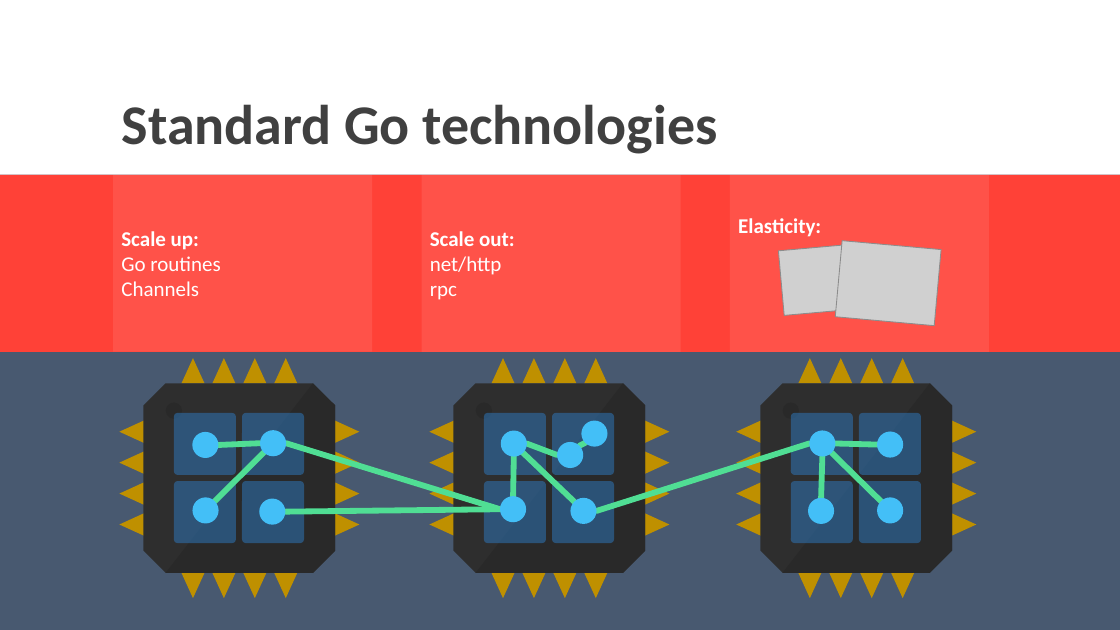
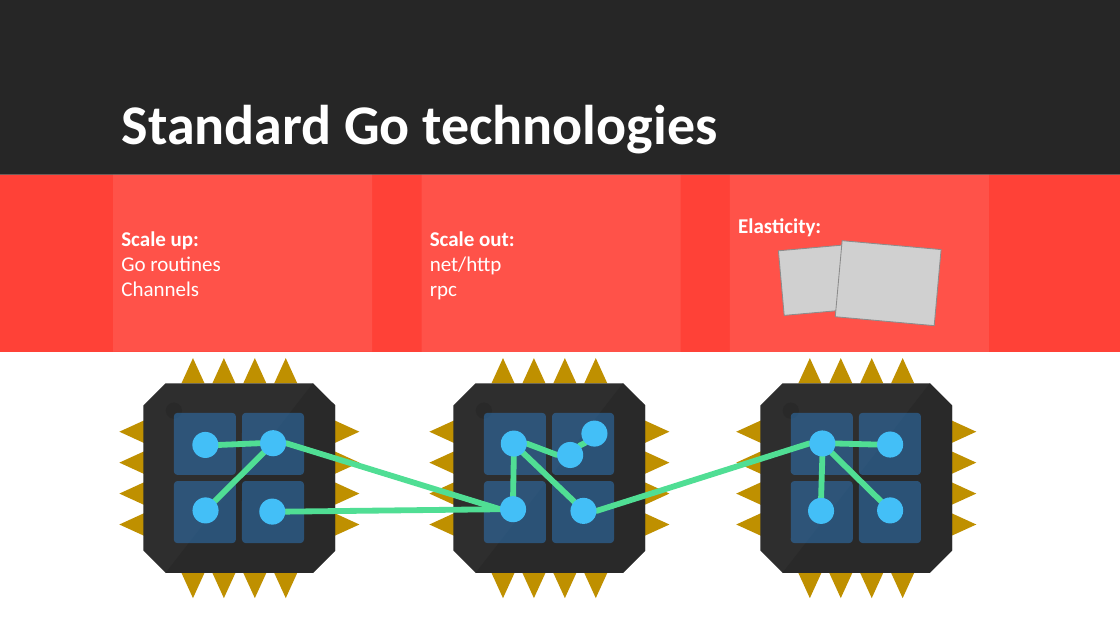
Before and after one commit to rogeralsing/Presentations, a slide deck: slide 12 of ProtoActor/TV4/protoactor.pptx. Drawn at 1120x630 pixels with LibreOffice and Linux fonts; fonts in the diff are those of the drawing; grey boxes stand for pictures. Boxes give left, top, right and bottom in pixels: in the first picture for what was removed or moved away, otherwise in the second. Text is boxed around its words. In the diff, an @@ line names an element or a change of style, - is before the commit and + after.

```diff
--- a/ProtoActor/TV4/protoactor.pptx
+++ b/ProtoActor/TV4/protoactor.pptx
@@ background #485970 to #FFFFFF @@
@@ rounded rectangle at bbox=[0, 0, 1120, 175]: fill #FFFFFF to #262626 @@
@@ text "Standard Go technologies" at bbox=[122, 104, 718, 154]: text colour #404040 to #FFFFFF @@
```
Also in this commit, not shown: 17 other slides changed.
